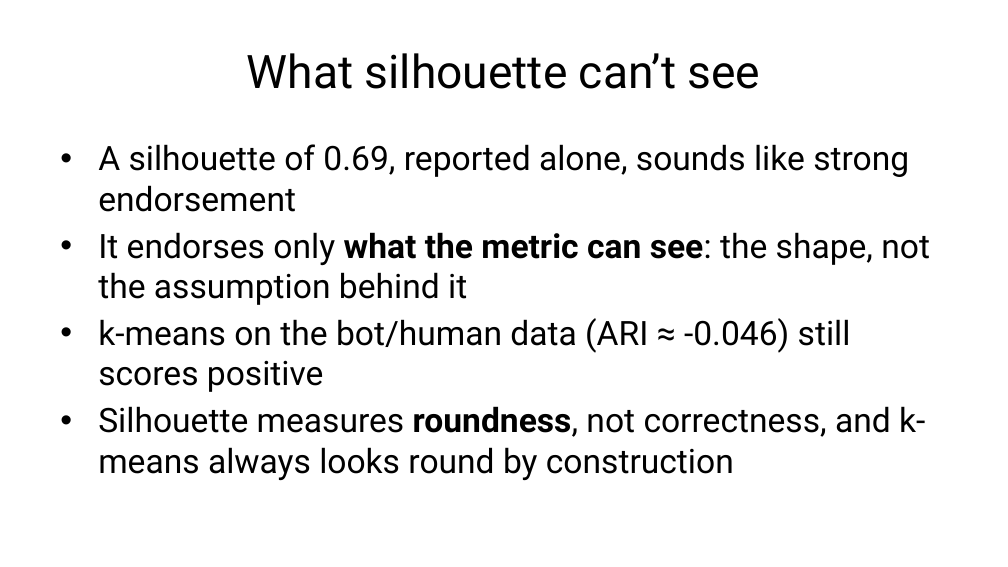
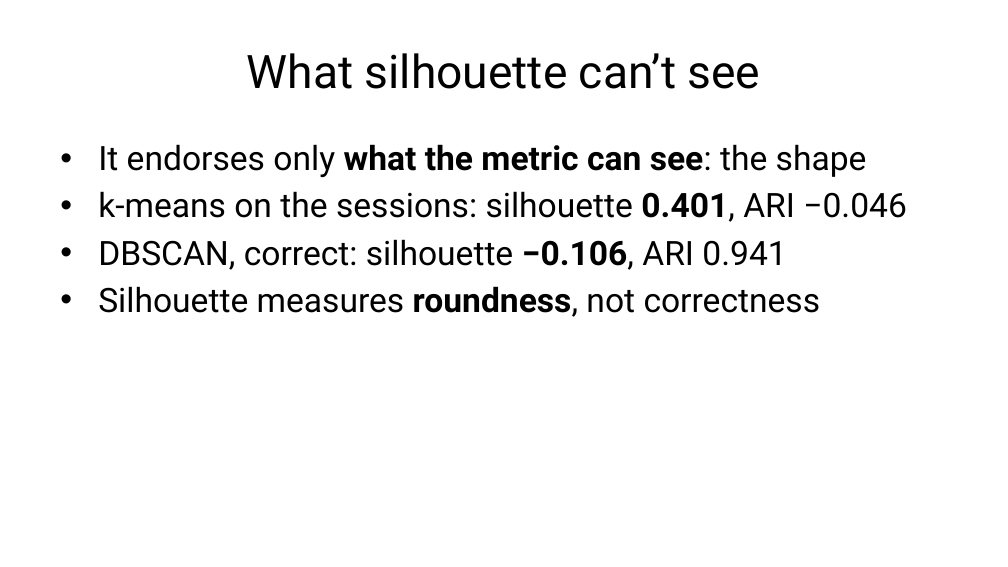
Before and after one commit to fabioantonini/technologies-for-artificial-intelligence, a slide deck: slide 46 of Lessons/08_unsupervised_learning/Slides/unsupervised_learning_slides.pptx (slide 45 before the commit). Drawn at 1008x567 pixels with LibreOffice and Linux fonts; fonts in the diff are those of the drawing; background and template pictures are left out. Boxes give left, top, right and bottom in pixels: in the first picture for what was removed or moved away, otherwise in the second. Text is boxed around its words. In the diff, an @@ line names an element or a change of style, - is before the commit and + after.

```diff
--- a/Lessons/08_unsupervised_learning/Slides/unsupervised_learning_slides.pptx
+++ b/Lessons/08_unsupervised_learning/Slides/unsupervised_learning_slides.pptx
@@ text at [98, 144, 907, 317]: text changed @@
-• A silhouette of 0.69, reported alone, sounds like strong endorsement
-• It endorses only what the metric can see: the shape, not the assumption behind it
-• k-means on the bot/human data (ARI ≈ -0.046) still scores positive
-• Silhouette measures roundness, not correctness, and k-means always looks round by construction
+• It endorses only what the metric can see: the shape
+• k-means on the sessions: silhouette 0.401, ARI −0.046
+• DBSCAN, correct: silhouette −0.106, ARI 0.941
+• Silhouette measures roundness, not correctness
```
Also in this commit, not shown: 3 other slides changed, 2 slides added, 11 other files.
